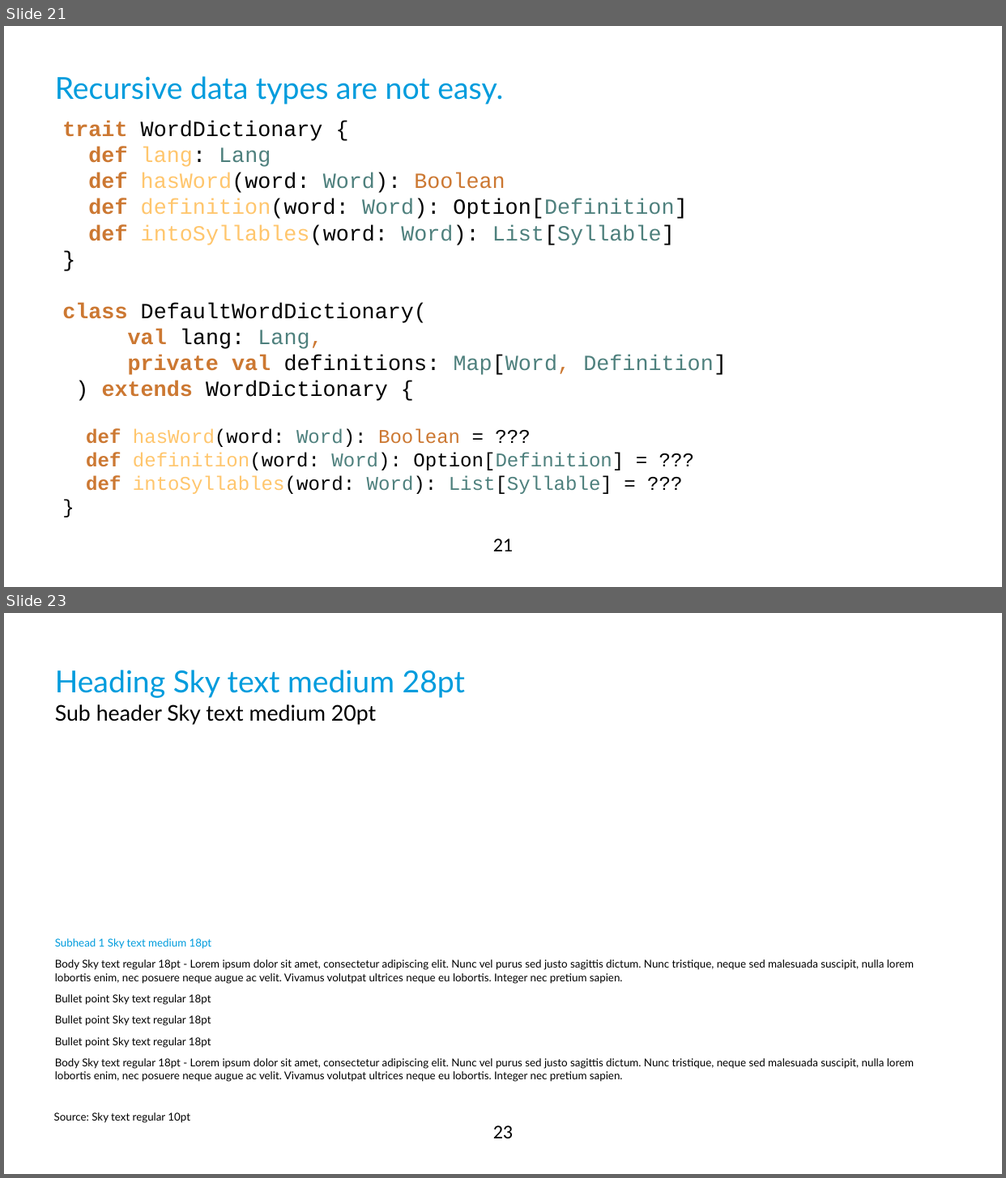
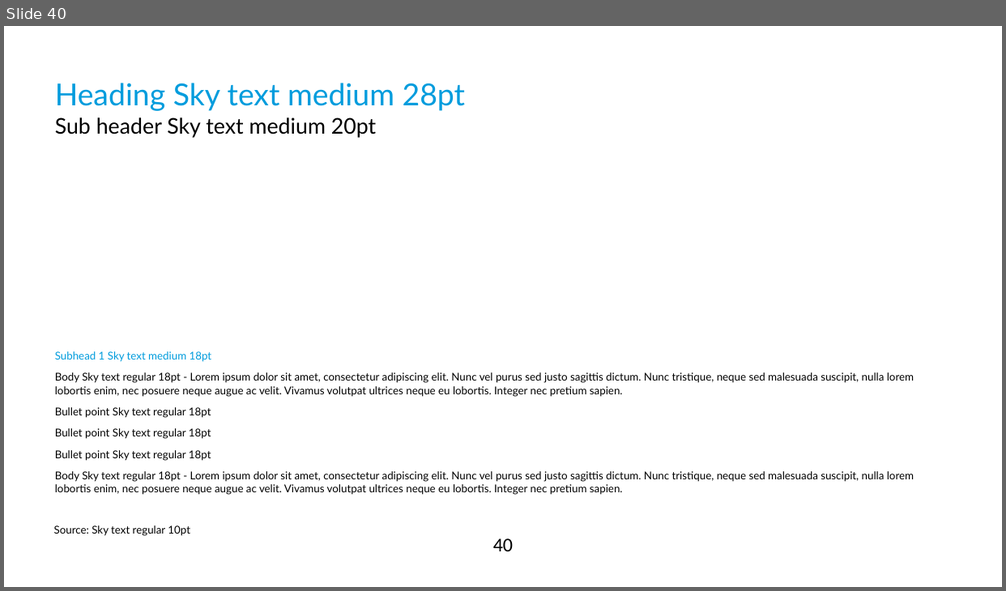
Before and after one commit to qqupp/continuations-playground, a slide deck: docs/diy-continuations.pptx. Shown one above the other, each under a label of ours: slides 21 and 23 before the commit, slide 40 after it; the slides between them are not shown. The pictures are 1006x1178 and 1006x591 pixels, drawn with LibreOffice and Linux fonts; fonts in the diff are those of the drawing; background and template pictures are left out. Boxes give left, top, right and bottom in pixels: in the first picture for what was removed or moved away, otherwise in the second. Text is boxed around its words. In the diff, an @@ line names an element or a change of style, - is before the commit and + after.

```diff
--- a/docs/diy-continuations.pptx
+++ b/docs/diy-continuations.pptx
@@ slide 21 removed at [4,26,1002,587], background #FFFFFF; not listed: 1 template element that a slide beside it also shows @@
@@ title removed at [55,76,503,105] @@
-Recursive data types are not easy.
@@ text removed at [62,121,727,494] @@
-trait WordDictionary {
-def lang: Lang
-def hasWord(word: Word): Boolean
-def definition(word: Word): Option[Definition]
-def intoSyllables(word: Word): List[Syllable]
-}
-class DefaultWordDictionary(
-val lang: Lang,
-private val definitions: Map[Word, Definition]
-) extends WordDictionary {
-def hasWord(word: Word): Boolean = ???
-def definition(word: Word): Option[Definition] = ???
-def intoSyllables(word: Word): List[Syllable] = ???
-}
@@ what was slide 23 is now slide 40 @@
@@ page number at [493,539,513,552]: text changed @@
-23
+40
```
Also in this commit, not shown: 3 slides changed, 18 slides added, 2 other files.
